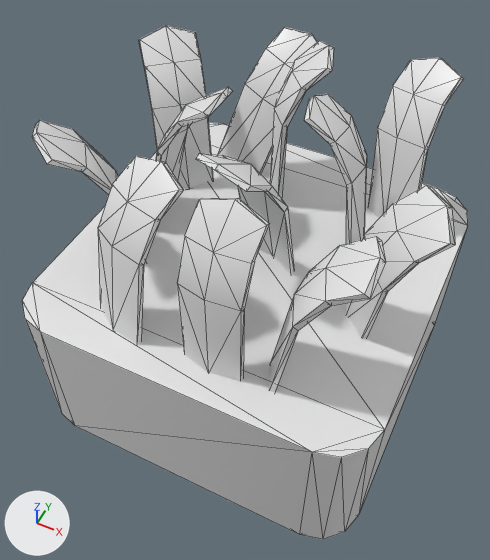
What one commit did to the OBJ model pack_world_game/resources/tiles/tile_grass/tile_grass.obj.
Before and after are seen from a 50 mm lens placed at (1.13, -2.43, 3.23), pointed at (-0.02, -0.12, 0.36). Lighting does not change. The marker at lower left points along +X, +Y and +Z. Mesh edges are drawn as thin lines. Where no turn or scale is listed for an object, it has been applied to the vertices. Vertices at the same position are counted once.

Objects in the first picture: 'Plane.004_Plane.034'.
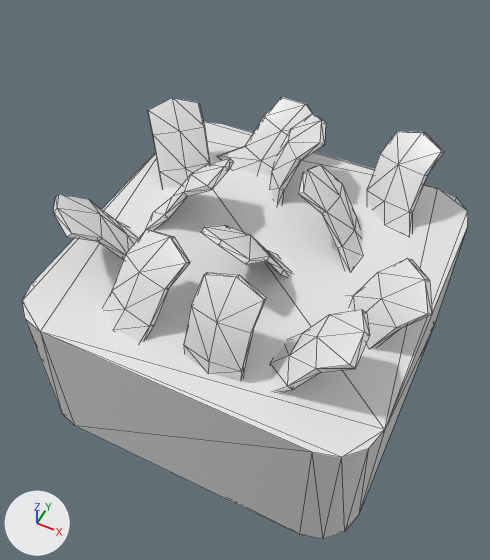
Where the change shows, as pixel boxes (x1, y1, x2, y2) in the pictures (490 x 560 px; the box of a moved part takes in the faces that stretch with it):
'Plane.004_Plane.034', reshaped (14% shorter)
    before: (22, 25, 468, 539)
    after: (22, 97, 468, 539)
part 1 of me_plane_004_plane_034, moved or reshaped
    before: (32, 25, 464, 392)
    after: (53, 97, 444, 394)

The change in detail:
me_plane_004_plane_034 has 320 vertices, 588 faces and spans x -1.01..1.02, y -1.0..1.02, z -0.47..1.38.
me_plane_004_plane_034 is used by ob_plane_004_plane_034; location (0.0, 0.0, 0.0).
me_plane_004_plane_034 part 1: all 216 vertices in x -1.01..1.02, y -0.83..1.02, z 0.9..1.38 are scaled about their middle by (1, 1, 0.951), then moved by (0.0, 0.0, -0.46).
